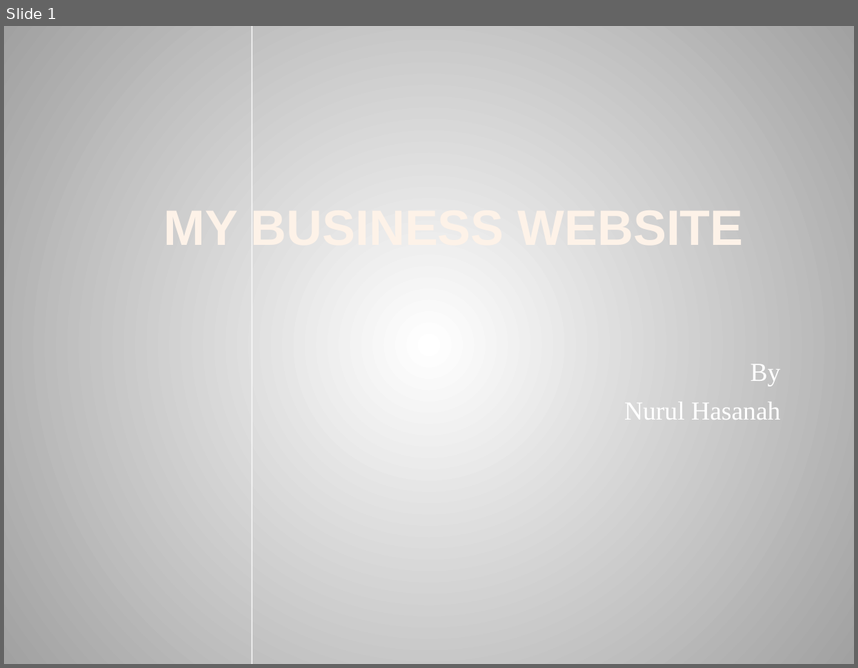
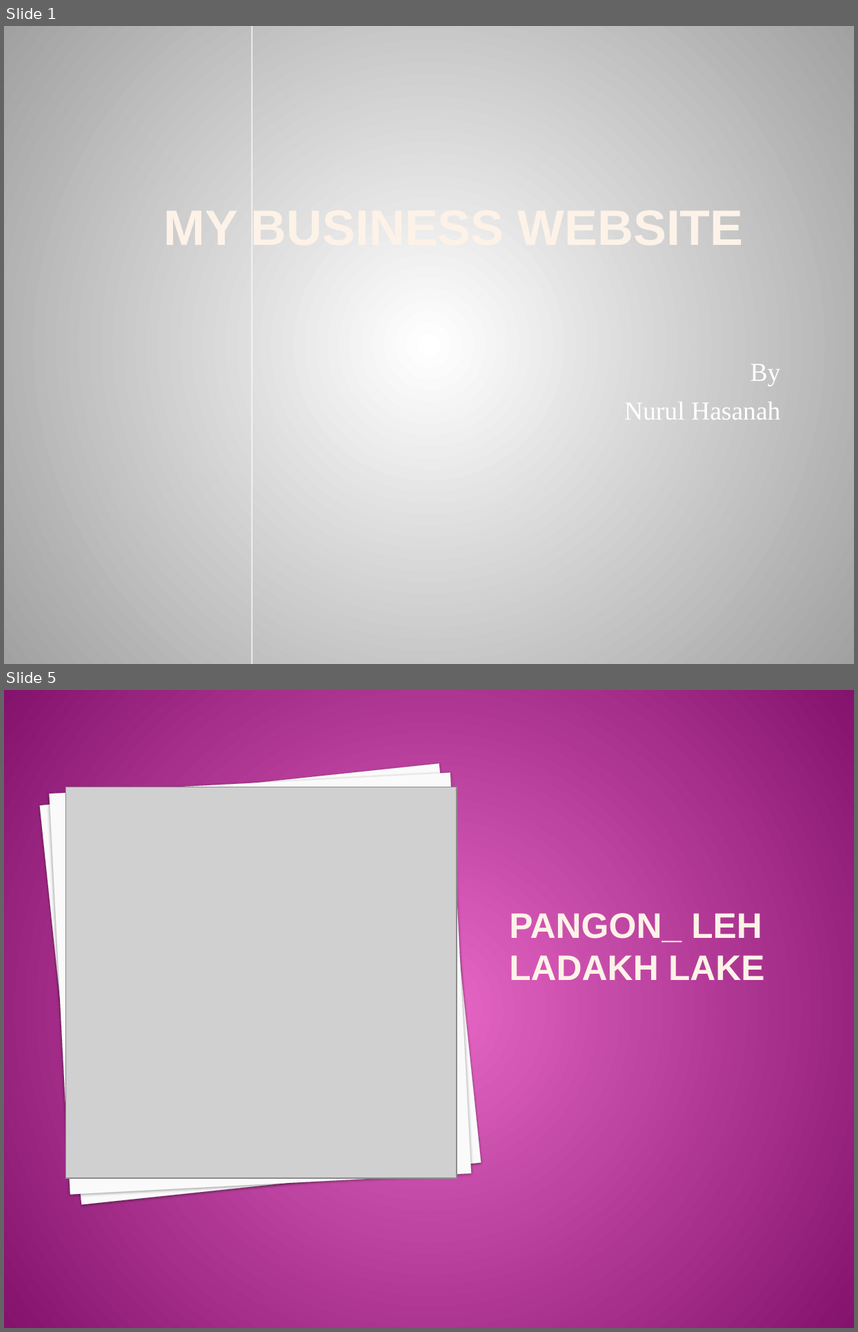
Before and after one commit to nurulhasanah2681/nurulhasanah2607.github.io, a slide deck: PRESENTASI WEBSITE.pptx. Shown one above the other, each under a label of ours: slide 1 before the commit, slides 1 and 5 after it; the slides between them are not shown. The pictures are 858x668 and 858x1332 pixels, drawn with LibreOffice and Linux fonts; fonts in the diff are those of the drawing; grey boxes stand for pictures; background and template pictures are left out. Boxes give left, top, right and bottom in pixels: in the first picture for what was removed or moved away, otherwise in the second. Text is boxed around its words. In the diff, an @@ line names an element or a change of style, - is before the commit and + after.

```diff
--- a/PRESENTASI WEBSITE.pptx
+++ b/PRESENTASI WEBSITE.pptx
@@ slide 5 added at [4, 690, 854, 1328], background gradient #E869C7 to #84146D @@
@@ rectangle added at [39, 764, 480, 1205], fill #FAFAFA, outline #EAEAEA 0.1 pt @@
@@ rectangle added at [49, 772, 470, 1194], fill #FAFAFA, outline #EAEAEA 0.1 pt @@
@@ picture added at [66, 787, 457, 1178] @@
@@ title added at [509, 913, 765, 980], 30 pt, text gradient #FEF7F1 to #FEF3E8 to #FBCF9C to #F9B94C, bold @@
+PANGON_ LEH LADAKH LAKE
```
Also in this commit, not shown: 2 slides changed, 1 other slide added, 1 slide removed, 14 other files.
